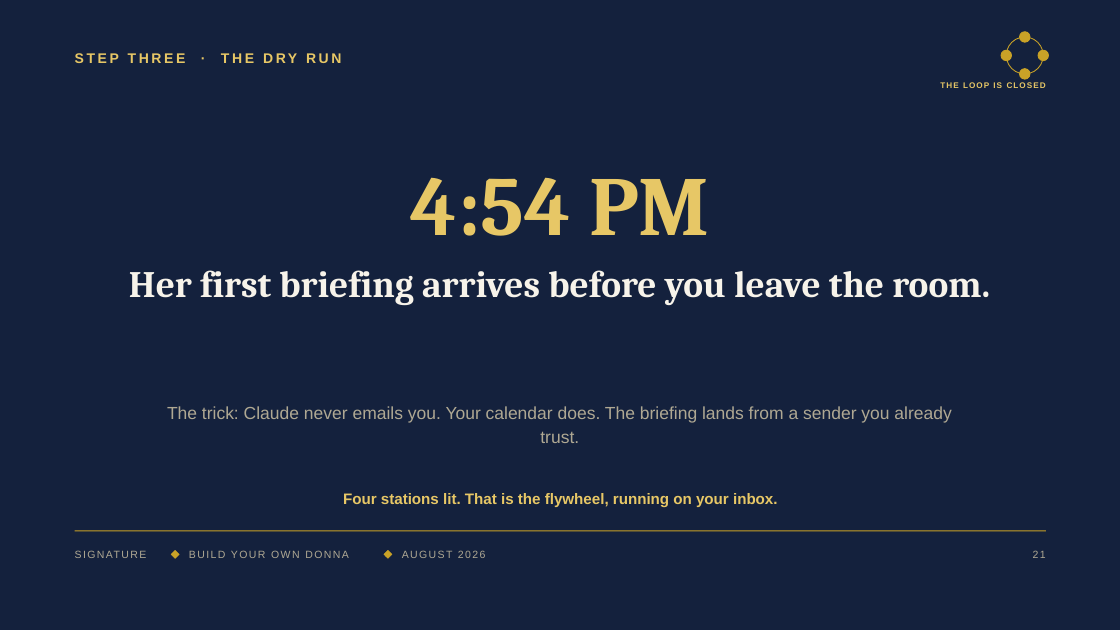
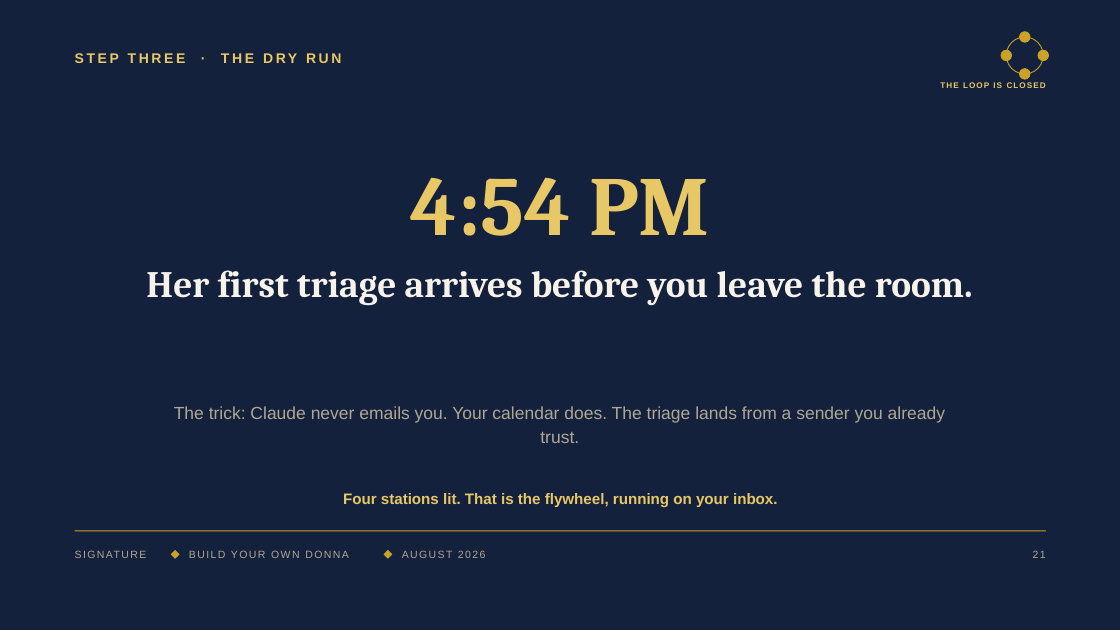
Before and after one commit to denisekgosnell/Donna, a slide deck: slide 21 of decks/build-your-own-donna-v2.pptx. Drawn at 1120x630 pixels with LibreOffice and Linux fonts; fonts in the diff are those of the drawing. Boxes give left, top, right and bottom in pixels: in the first picture for what was removed or moved away, otherwise in the second. Text is boxed around its words. In the diff, an @@ line names an element or a change of style, - is before the commit and + after.

```diff
--- a/decks/build-your-own-donna-v2.pptx
+++ b/decks/build-your-own-donna-v2.pptx
@@ text at bbox=[146, 270, 973, 306]: text changed @@
-Her first briefing arrives before you leave the room.
+Her first triage arrives before you leave the room.
@@ text at bbox=[174, 406, 945, 443]: text changed @@
-The trick: Claude never emails you. Your calendar does. The briefing lands from a sender you already trust.
+The trick: Claude never emails you. Your calendar does. The triage lands from a sender you already trust.
```
Also in this commit, not shown: 3 other slides changed, 1 slide added, 1 slide removed, 15 other files.
